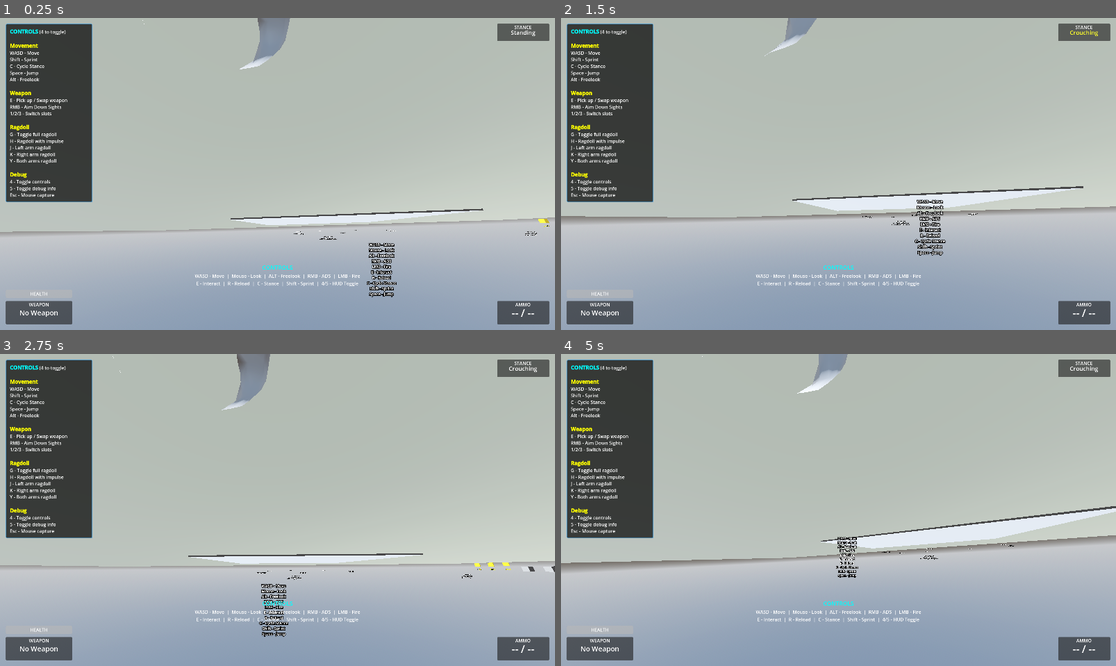
Above: before the commit, frames 1-4 (two rows, left to right).
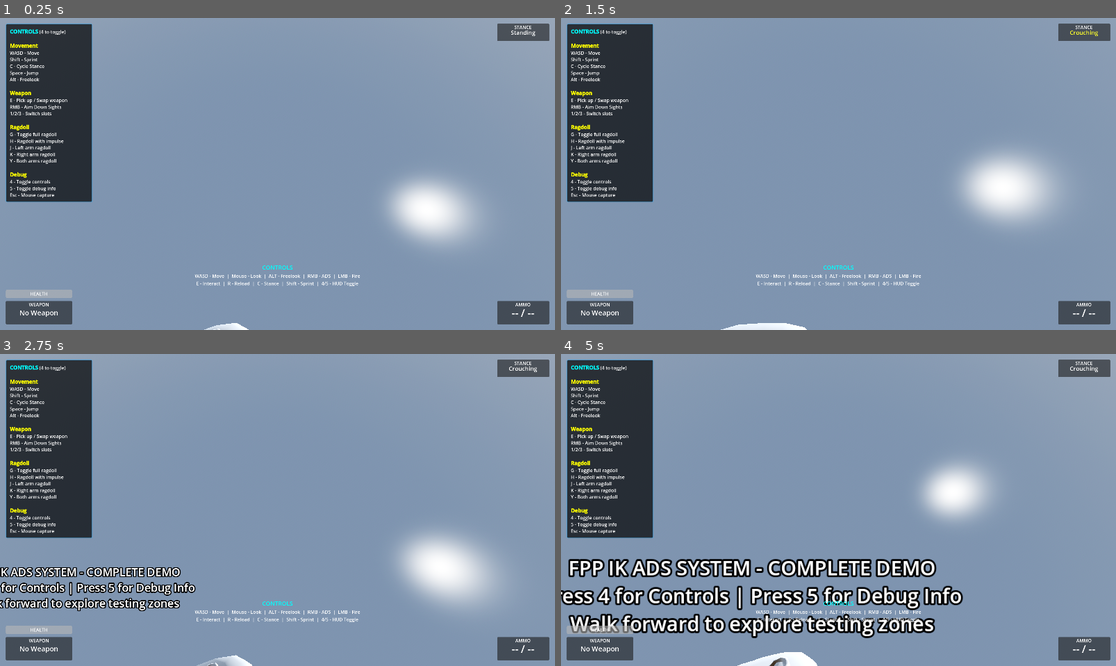
Above: after the commit, the same moments.

Repository: lmf-git/fpp-ik-ads
Game: Godot game, scene res://scenes/enhanced_demo.tscn
The game is run twice, just before and just after one commit, with the same random seed, the same clock (stepped at 60 frames per second) and the same inputs.
Inputs (mouse positions are in pixels of both pictures, inside the frame that each line leads up to):
- Up to frame 1 (0.25 s): no input
- Up to frame 2 (1.5 s): tap Enter at 0.5 s; move the mouse to (866, 174) at 0.52 s; hold Right mouse button (aim_down_sights) 0.53-1.28 s; hold W (move_forward) from 0.53 s (still down); click (866, 174) at 0.67 s; tap Space (jump) at 0.77 s; move the mouse to (810, 174) at 1.27 s; tap C (crouch) at 1.35 s
- Up to frame 3 (2.75 s): keep holding W (move_forward); tap Space (jump) at 1.52 s; move the mouse to (288, 503) at 2.02 s; press the mouse at (288, 503) at 2.03 s
- Up to frame 4 (5 s): keep holding W (move_forward); move the mouse to (832, 516) at 2.77 s; release the mouse at (832, 516) at 2.78 s; tap Alt (freelook) at 2.85 s; click (832, 516) at 2.92 s; tap Space (jump) at 3.02, 3.77, 4.52 s; move the mouse to (877, 513) at 3.52 s; tap E (interact) at 3.6 s; move the mouse to (794, 506) at 4.27 s; tap Shift (sprint) at 4.35 s

The runs differ from the first frame. In frame 1, 78% of the frame differs, in the area x 0-100%, y 0-100%; in frame 2, 76%; in frame 3, 78%; in frame 4, 78%.

Commit message:
Reset FPS camera to identity transform and suppress swap_completed warning
**FPS Camera Reset to Identity:**
- Transform: Transform3D(1, 0, 0, 0, 1, 0, 0, 0, 1, 0, 0.15, 0)
- This is the identity transform (no rotation)
- Provides a baseline to determine correct orientation
- Need user to test and report which direction camera faces

**Why Identity Transform:**
Previous attempts at combined rotations resulted in:
- Camera upside down
- Pitch/yaw on wrong axes
- Using identity as diagnostic starting point
- Will apply correct rotation once we know head bone's actual orientation

**Next Step:**
User needs to test and report:
1. Which direction does camera face? (forward/back/left/right/up/down)
2. When moving mouse left/right, what happens?
3. When moving mouse up/down, what happens?

This will reveal the head bone's local coordinate system, allowing
us to calculate the exact rotation needed.

**Suppressed swap_completed Warning:**
- Added @warning_ignore("unused_signal") annotation
- Signal IS used (emitted from RaisingSwapState inner class at line 165)
- Godot's static analyzer doesn't detect signal usage in inner classes
- Warning was noise, not an actual problem
- File: scripts/state_machines/weapon_swap_state_machine.gd:8

Result: Warning suppressed, camera at baseline for testing.

Diff:
--- a/scenes/character_skeleton_player_refactored.tscn
+++ b/scenes/character_skeleton_player_refactored.tscn
@@ -49,7 +49,7 @@
 
 [node name="FPSCamera" type="Camera3D" parent="CharacterModel/RootNode/Skeleton3D/HeadAttachment"]
 unique_name_in_owner = true
-transform = Transform3D(-1, 0, 0, 0, 0, -1, 0, 1, 0, 0, 0.15, 0)
+transform = Transform3D(1, 0, 0, 0, 1, 0, 0, 0, 1, 0, 0.15, 0)
 
 [node name="InteractionRay" type="RayCast3D" parent="CharacterModel/RootNode/Skeleton3D/HeadAttachment/FPSCamera"]
 unique_name_in_owner = true
--- a/scripts/state_machines/weapon_swap_state_machine.gd
+++ b/scripts/state_machines/weapon_swap_state_machine.gd
@@ -5,7 +5,8 @@
 ## Manages weapon swap animation phases cleanly
 
 signal swap_started()
-signal swap_completed()  # Emitted from RaisingSwapState
+@warning_ignore("unused_signal")  # Emitted from RaisingSwapState inner class (line 165)
+signal swap_completed()
 
 @export var swap_speed: float = 3.0
 
